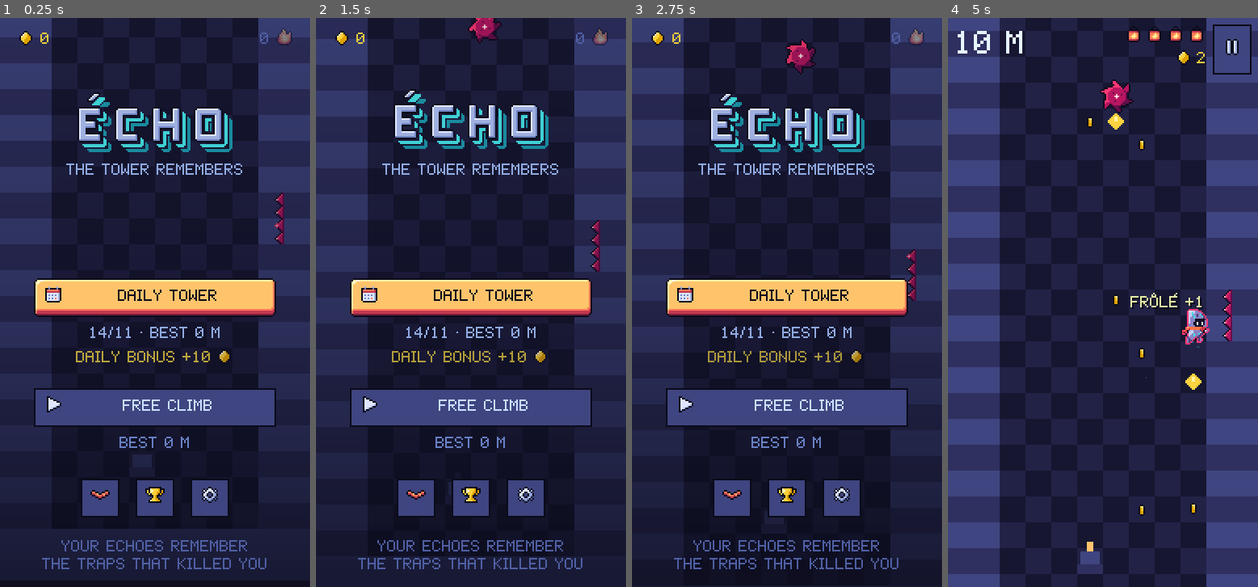
Above: before the commit, frames 1-4 (left to right).
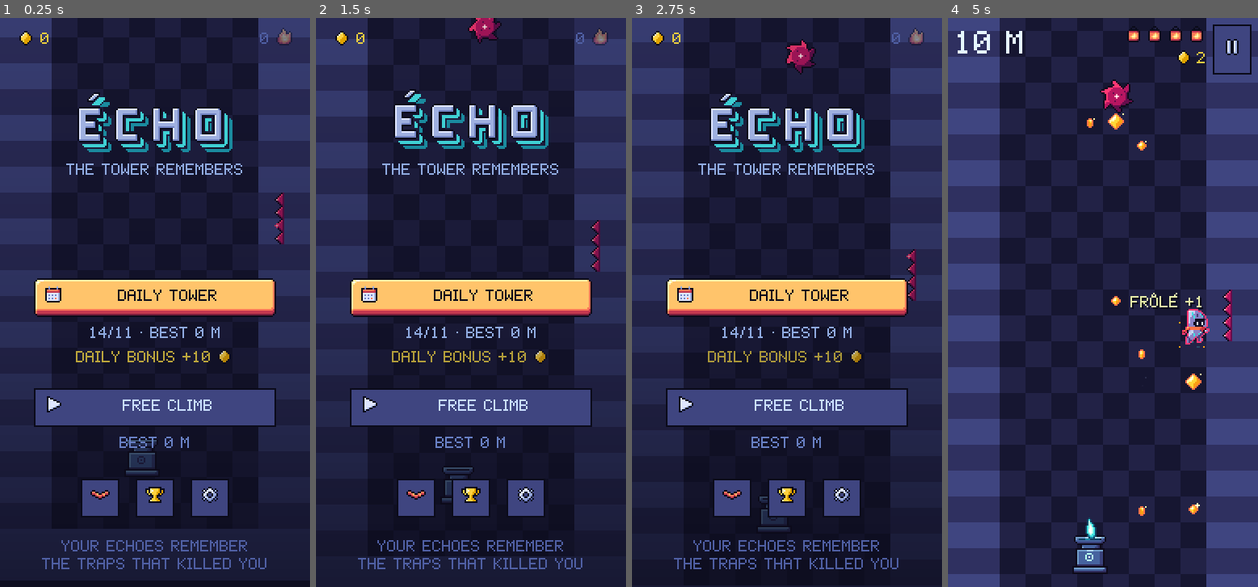
Above: after the commit, the same moments.

Repository: IzumiH2005/Testing
Game: Godot game, scene res://scenes/main.tscn
The game is run twice, just before and just after one commit, with the same random seed, the same clock (stepped at 60 frames per second) and the same inputs.
Inputs (mouse positions are in pixels of both pictures, inside the frame that each line leads up to):
- Up to frame 1 (0.25 s): no input
- Up to frame 2 (1.5 s): tap Enter at 0.5, 0.6, 1.35 s; move the mouse to (539, 274) at 0.52 s; hold Up 0.53-1.28 s; click (539, 274) at 0.67 s; tap Space at 0.77 s; move the mouse to (409, 330) at 1.27 s
- Up to frame 3 (2.75 s): tap Space at 1.52 s; move the mouse to (818, 177) at 2.02 s; hold Up from 2.03 s (still down); tap Enter at 2.1 s
- Up to frame 4 (5 s): move the mouse to (1087, 416) at 2.77 s; tap Enter at 2.85, 3.6, 4.35 s; click (1087, 416) at 2.92 s; tap Space at 3.02, 3.77, 4.52 s; move the mouse to (1196, 387) at 3.52 s; release Up at 3.53 s; move the mouse to (1010, 217) at 4.27 s

The runs differ from the first frame. In frame 1, 0.2% of the frame differs, in the area x 40-52%, y 74-81%; in frame 2, 0.2%; in frame 3, less than 0.1%; in frame 4, 1.0%, in the area x 40-83%, y 16-98%.

Commit message:
ÉCHO : sprites FX et marée intégrés, décors Crypte/Fonderie (assets env)
Co-Authored-By: Claude Opus 5.5 <noreply@anthropic.com>
Claude-Session: https://claude.ai/code/session_013wkJT9ZrGrrZzfFCfUVAVk

Diff:
--- a/jeu/game/scripts/world_draw.gd
+++ b/jeu/game/scripts/world_draw.gd
@@ -31,7 +31,8 @@
 	if w.state != w.S.DEMO:
 		_draw_shards(top, bot)
 	for g in w.graves:
-		_frame("sprites/grave", 8, 0, g + Vector2(-4, -4), false, A.P.c)
+		if not _spr("fx/echo_shard", 8, 8, int(w.t_global * 8.0) % 4, g + Vector2(-4, -4), false, false, Color(1, 1, 1, 0.75)):
+			_frame("sprites/grave", 8, 0, g + Vector2(-4, -4), false, A.P.c)
 	_draw_particles()
 	_draw_floaters()
 	_draw_tide(bot)
@@ -365,6 +366,11 @@
 		"power":
 			if w.used.has(e.id):
 				return
+			var bf := int(w.t_global * 4.0) % 4
+			var icon: String = {"burin": "fx/pu_burin", "plume": "fx/pu_plume", "accalmie": "fx/pu_calm"}.get(String(e.power), "")
+			if icon != "" and _spr("fx/powerup_bubble", 16, 16, bf, e.pos - Vector2(8, 8)):
+				_spr(icon, 8, 8, 0, e.pos - Vector2(8, 8) + Vector2(4, 4 + [0, 0, 1, 1][bf]))
+				return
 			var p: Vector2 = e.pos + Vector2(0, roundf(sin(w.t_global * 2.5) * 2.0))
 			var col: Color = {"burin": A.P.c, "plume": A.P.p, "accalmie": A.P.U}.get(String(e.power), A.P.y)
 			draw_circle(p, 6.0, A.P.k)
@@ -374,6 +380,11 @@
 			var on: bool = w.altars_on.has(e.id)
 			var ax: float = float(e.x)
 			var ay: float = float(e.y)
+			var at := Vector2(ax - 16, ay + 8 - 32)
+			if _spr("fx/altar", 32, 32, 1 if on else 0, at):
+				if on:
+					_spr("fx/altar_flame", 8, 16, int(w.t_global * 10.0) % 6, at + Vector2(12, -5))
+				return
 			draw_rect(Rect2(ax - 8, ay + 2, 16, 6), A.P.n)
 			draw_rect(Rect2(ax - 6, ay - 6, 12, 8), A.P.s)
 			var fl: Color = A.P.a if on else A.P.d
@@ -441,6 +452,10 @@
 		if s.pos.y < top or s.pos.y > bot or w.taken.has(s.id):
 			continue
 		var bob := roundf(sin(w.t_global * 3.0 + s.id) * 1.5)
+		if s.big and _spr("fx/shard_big", 16, 16, int(w.t_global * 4.0) % 4, s.pos + Vector2(-8, -8 + bob)):
+			continue
+		if not s.big and _spr("fx/shard", 8, 8, int(w.t_global * 8.0 + s.id) % 6, s.pos + Vector2(-4, -4 + bob)):
+			continue
 		if s.big:
 			var p: Vector2 = s.pos + Vector2(0, bob)
 			draw_colored_polygon(PackedVector2Array([p + Vector2(0, -6), p + Vector2(5, 0), p + Vector2(0, 6), p + Vector2(-5, 0)]), A.P.G)
@@ -452,7 +467,9 @@
 	for pt in w.particles:
 		if pt.has("anim"):
 			var k: float = pt.t / pt.life
-			if pt.anim == "shard_pop":
+			if pt.anim == "shard_pop" and A.tex("fx/shard_pop"):
+				_spr("fx/shard_pop", 16, 16, mini(4, int(k * 5.0)), pt.p - Vector2(8, 8))
+			elif pt.anim == "shard_pop":
 				_frame("sprites/shard_pop", 8, mini(3, int(k * 4.0)), pt.p - Vector2(4, 4), false, A.P.y)
 			elif pt.anim == "death":
 				_frame("sprites/death", 16, mini(4, int(k * 5.0)), pt.p - Vector2(8, 10), w.facing < 0, A.P.e)
@@ -475,6 +492,20 @@
 func _draw_tide(bot: float) -> void:
 	var ty: float = w.tide_y
 	if ty > bot + 20.0:
+		return
+	var crest := A.tex("tide/tide_crest")
+	if crest:
+		var y := roundf(ty) - 6.0
+		var calm: bool = w.calm_t > 0.0
+		var f := 0 if calm else int(w.t_global / 0.15) % 4
+		for i in 6:
+			_spr("tide/tide_glow", 32, 16, 0, Vector2(i * 32, y - 16), false, false, Color(0.75, 1.0, 1.0) if calm else Color.WHITE)
+			_spr("tide/tide_crest", 32, 16, f, Vector2(i * 32, y))
+		var yy := y + 16.0
+		while yy < bot:
+			for i in 6:
+				_spr("tide/tide_body", 32, 32, 0, Vector2(i * 32, yy))
+			yy += 32.0
 		return
 	var tx := A.tex("sprites/tide")
 	var f := int(w.t_global * 4.0) % 2
Not shown, added: jeu/game/assets/tide/bubble.png.import
Not shown, added: jeu/game/assets/tide/pal_tide.png.import
Not shown, added: jeu/game/assets/tide/pal_tide_calm.png.import
Not shown, added: jeu/game/assets/tide/tide_body.png.import
Not shown, added: jeu/game/assets/tide/tide_crest.png.import
Not shown, added: jeu/game/assets/tide/tide_glow.png.import
Not shown, added: jeu/game/assets/tide/tide_motes.png.import
Not shown, added: jeu/game/assets/tide/tide_warning.png.import
Not shown, added: jeu/game/assets/tide/water_body.png.import
Not shown, added: jeu/game/assets/tide/water_surface.png.import
Not shown, changed: jeu/game/chunks/b1/b1_m_deux_colonnes.txt
Not shown, changed: jeu/game/chunks/b1/b1_m_laser_garde.txt
(and 7 more such lines)
